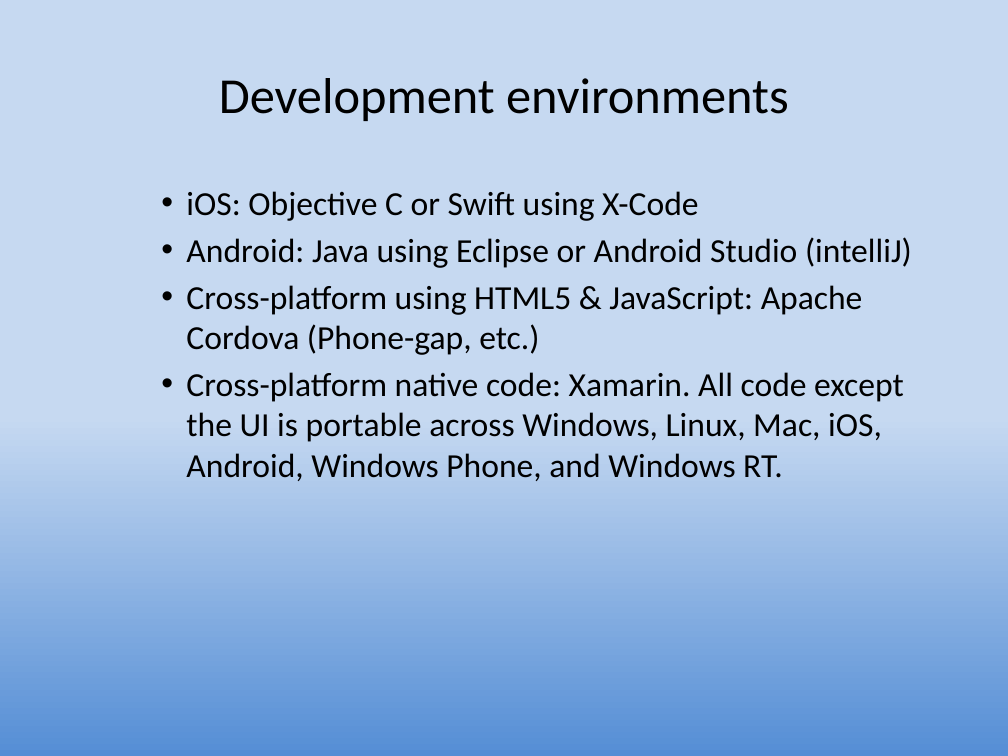
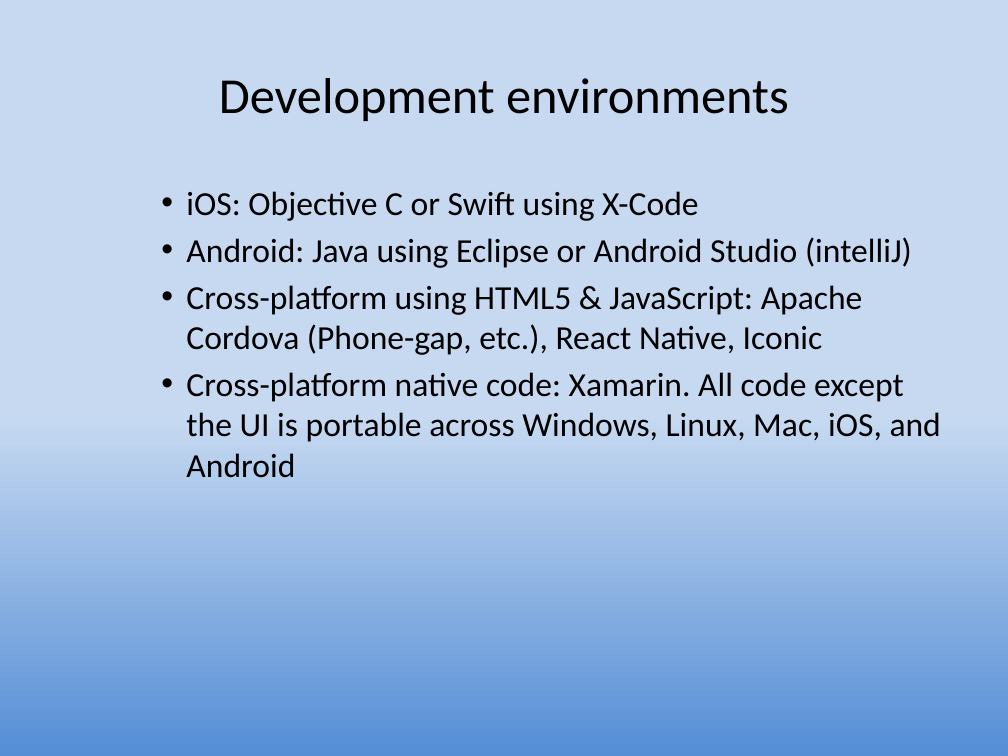
Before and after one commit to LCC-CIT/CS235AM-CourseMaterials, a slide deck: slide 14 of LessonPlans+Slides/Wk1Day1-Intro.pptx. Drawn at 1008x756 pixels with LibreOffice and Linux fonts; fonts in the diff are those of the drawing. Boxes give left, top, right and bottom in pixels: in the first picture for what was removed or moved away, otherwise in the second. Text is boxed around its words. In the diff, an @@ line names an element or a change of style, - is before the commit and + after.

```diff
--- a/LessonPlans+Slides/Wk1Day1-Intro.pptx
+++ b/LessonPlans+Slides/Wk1Day1-Intro.pptx
@@ text at (186, 285, 941, 478): text changed @@
-    • Cross-platform using HTML5 & JavaScript: Apache Cordova (Phone-gap, etc.)
-    • Cross-platform native code: Xamarin. All code except the UI is portable across Windows, Linux, Mac, iOS, Android, Windows Phone, and Windows RT.
+    • Cross-platform using HTML5 & JavaScript: Apache Cordova (Phone-gap, etc.), React Native, Iconic
+    • Cross-platform native code: Xamarin. All code except the UI is portable across Windows, Linux, Mac, iOS, and Android
```
Also in this commit, not shown: 5 other slides changed, 2 slides added.
